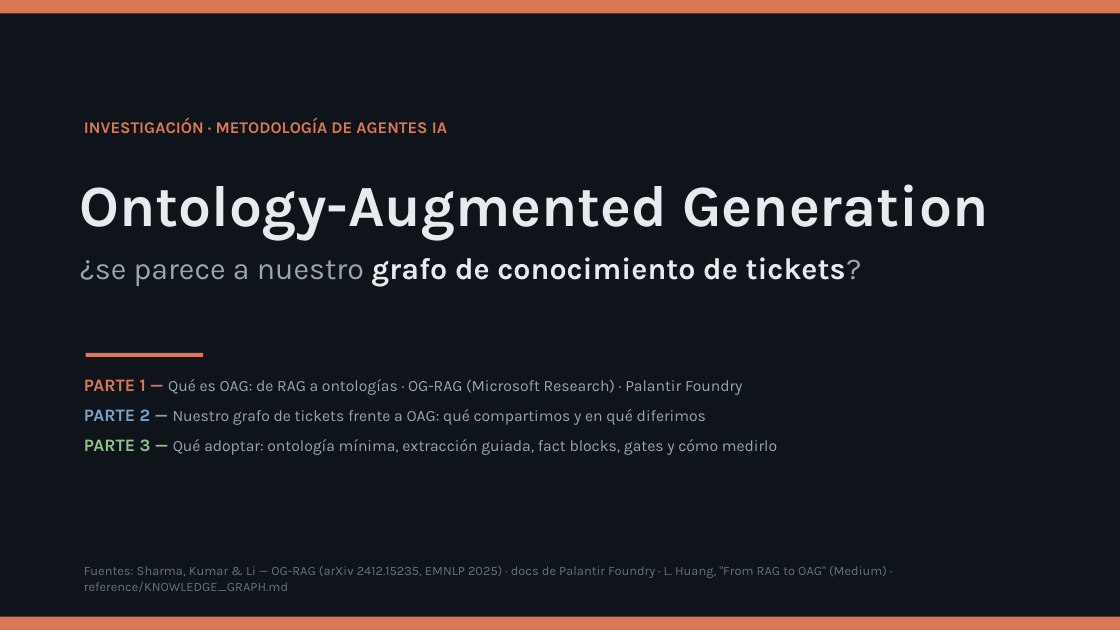
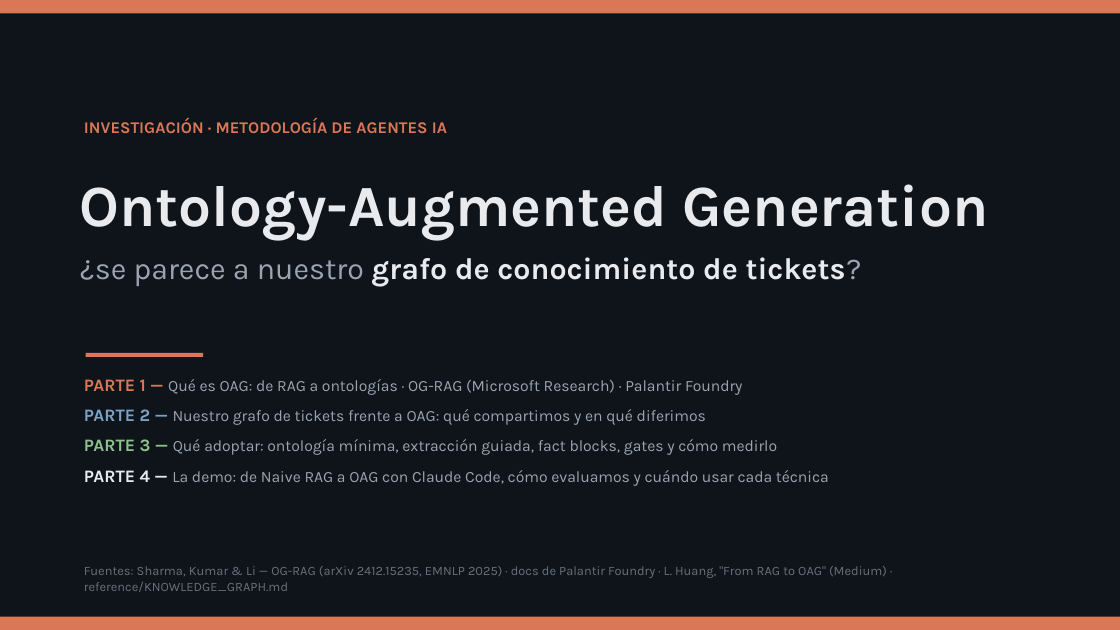
Before and after one commit to olonok69/oag_vs_kg_ml_engineer, a slide deck: slide 1 of presentacion/OAG_vs_KG_Presentacion.pptx. Drawn at 1120x630 pixels with LibreOffice and Linux fonts; fonts in the diff are those of the drawing. Boxes give left, top, right and bottom in pixels: in the first picture for what was removed or moved away, otherwise in the second. Text is boxed around its words. In the diff, an @@ line names an element or a change of style, - is before the commit and + after.

Commit message:
Demo guide (ES/EN), SVG diagrams and bilingual deck
- docs/GUIA_DEMO.md and docs/DEMO_GUIDE.md: what OAG is, concepts, pipelines,
  the demo, evaluation, when to use each technique, lessons and references
- docs/img/build_diagrams.py: seven diagrams as SVG (guides) and PNG (deck)
- deck: diagram slides, Part 4 (demo, evaluation, results, when to use),
  English build via translations_en.py
- README and CLAUDE.md: new files and build commands

```diff
--- a/presentacion/OAG_vs_KG_Presentacion.pptx
+++ b/presentacion/OAG_vs_KG_Presentacion.pptx
@@ text at [84, 470, 829, 486]: paragraph added @@
+PARTE 4 — La demo: de Naive RAG a OAG con Claude Code, cómo evaluamos y cuándo usar cada técnica
```
Also in this commit, not shown: 12 other slides changed, 9 slides added, 2 slides removed, 36 other files.
